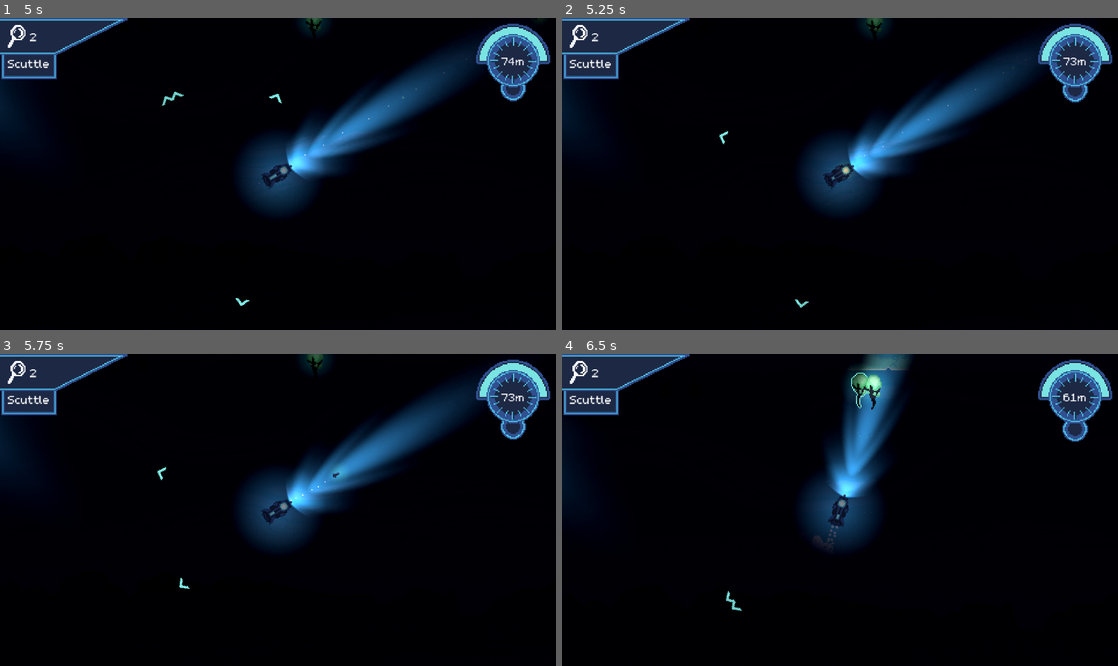
Above: before the commit, frames 1-4 (two rows, left to right).
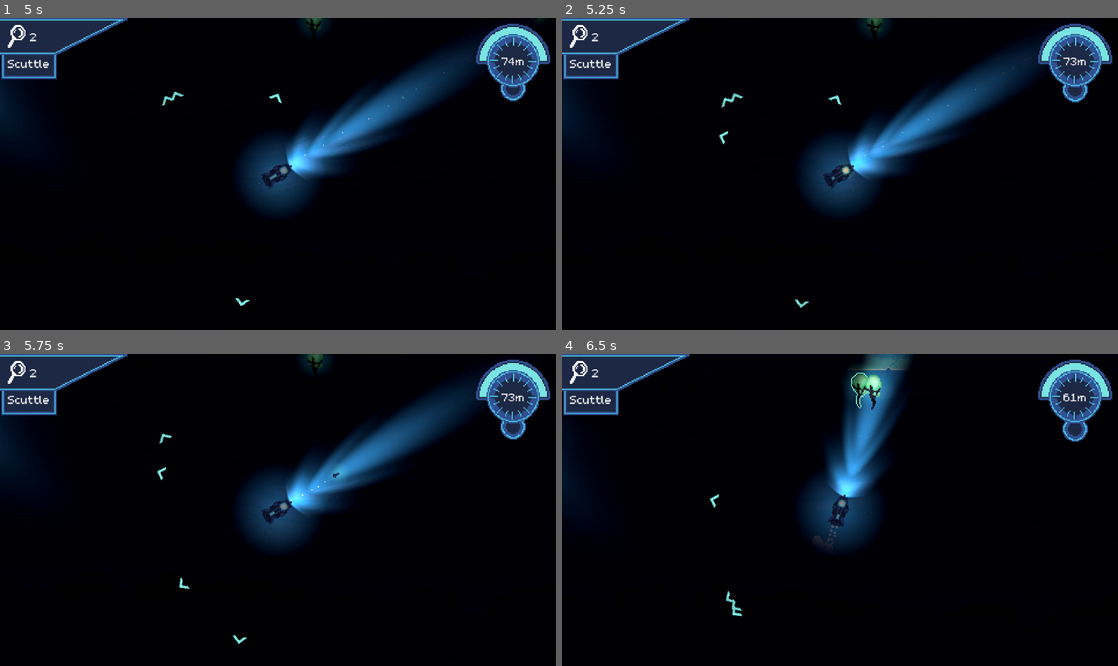
Above: after the commit, the same moments.

Repository: austingwatson/Depths
Game: Godot game, scene res://scenes/game.tscn
The game is run twice, just before and just after one commit, with the same random seed, the same clock (stepped at 60 frames per second) and the same inputs. This scene is started directly instead of the project's main scene. Sound files missing from this copy of the repository are replaced by a short silence.
Inputs (mouse positions are in pixels of both pictures, inside the frame that each line leads up to):
- Up to frame 1 (5 s): tap Enter at 0.5 s; move the mouse to (400, 158) at 0.52 s; hold Space (thrust) 0.53-1.28 s; tap Mouse wheel down (change_weapon_down) at 0.6, 4.35 s; click (400, 158) at 0.67 s; move the mouse to (166, 189) at 1.27 s; tap Mouse wheel up (change_weapon_up) at 1.35 s; move the mouse to (333, 105) at 2.02 s; hold Right mouse button (rotate) 2.03-2.78 s; hold Space (thrust) 2.03-3.53 s; move the mouse to (250, 236) at 2.77 s; click (250, 236) at 2.85 s; move the mouse to (444, 220) at 3.52 s; tap Shift (sonar) at 3.6 s; move the mouse to (111, 127) at 4.27 s
- Up to frame 2 (5.25 s): move the mouse to (867, 174) at 5.02 s; tap Mouse wheel up (change_weapon_up) at 5.1 s; click (867, 174) at 5.17 s
- Up to frame 3 (5.75 s): no input
- Up to frame 4 (6.5 s): move the mouse to (756, 432) at 5.77 s; hold Space (thrust) from 5.78 s (still down); right-click (756, 432) at 5.85 s

Frame 1 is identical in both runs. In frame 2, less than 0.1% of the frame differs, in the area x 28-51%, y 24-29%; in frame 3, less than 0.1%; in frame 4, less than 0.1%.

Commit message:
Replaced wrong game music file, increased big_floater heal, added unused rank2 player light

Diff:
--- a/scenes/entity/actor/big_floater.tscn
+++ b/scenes/entity/actor/big_floater.tscn
@@ -80,7 +80,7 @@
 height = 64.0
 
 [node name="BigFloater" instance=ExtResource("1_yyiyj")]
-heal = 2
+heal = 4
 
 [node name="Movement" parent="." index="0"]
 max_speed = 20.0
--- a/scenes/entity/actor/player.tscn
+++ b/scenes/entity/actor/player.tscn
@@ -221,6 +221,17 @@
 scale = Vector2(0.5, 0.5)
 texture = ExtResource("5_f6cxi")
 
+[node name="RadiusLightRank2" type="PointLight2D" parent="."]
+visible = false
+energy = 0.65
+texture = ExtResource("6_18kca")
+texture_scale = 0.5
+
+[node name="Test" type="Sprite2D" parent="RadiusLightRank2"]
+visible = false
+scale = Vector2(0.5, 0.5)
+texture = ExtResource("5_f6cxi")
+
 [node name="ForwardLight" type="PointLight2D" parent="."]
 position = Vector2(109, 0)
 rotation = -1.5708
--- a/scenes/entity/projectile/arrow.tscn
+++ b/scenes/entity/projectile/arrow.tscn
@@ -16,6 +16,7 @@
 script = ExtResource("2_5q7jp")
 
 [node name="Timer" type="Timer" parent="."]
+wait_time = 1.5
 one_shot = true
 autostart = true
 
--- a/scenes/game.tscn
+++ b/scenes/game.tscn
@@ -124,7 +124,7 @@
 
 [sub_resource type="Curve" id="Curve_02fa5"]
 _limits = [0.0, 1.0, 0.0, 10000.0]
-_data = [Vector2(2394.82, 0), 0.0, 0.0, 0, 0, Vector2(4886.73, 0.185379), 0.0, 0.0, 0, 0]
+_data = [Vector2(2394.82, 0), 0.0, 0.0, 0, 0, Vector2(5145.63, 0.0920366), 0.0, 0.0, 0, 0]
 point_count = 2
 
 [sub_resource type="Curve" id="Curve_nepv3"]
--- a/scenes/global/music_player.tscn
+++ b/scenes/global/music_player.tscn
@@ -12,3 +12,4 @@
 
 [node name="GameMusic" type="AudioStreamPlayer" parent="."]
 stream = ExtResource("3_werss")
+volume_db = -3.0
Not shown, changed: assets/sounds/deepsong.wav
